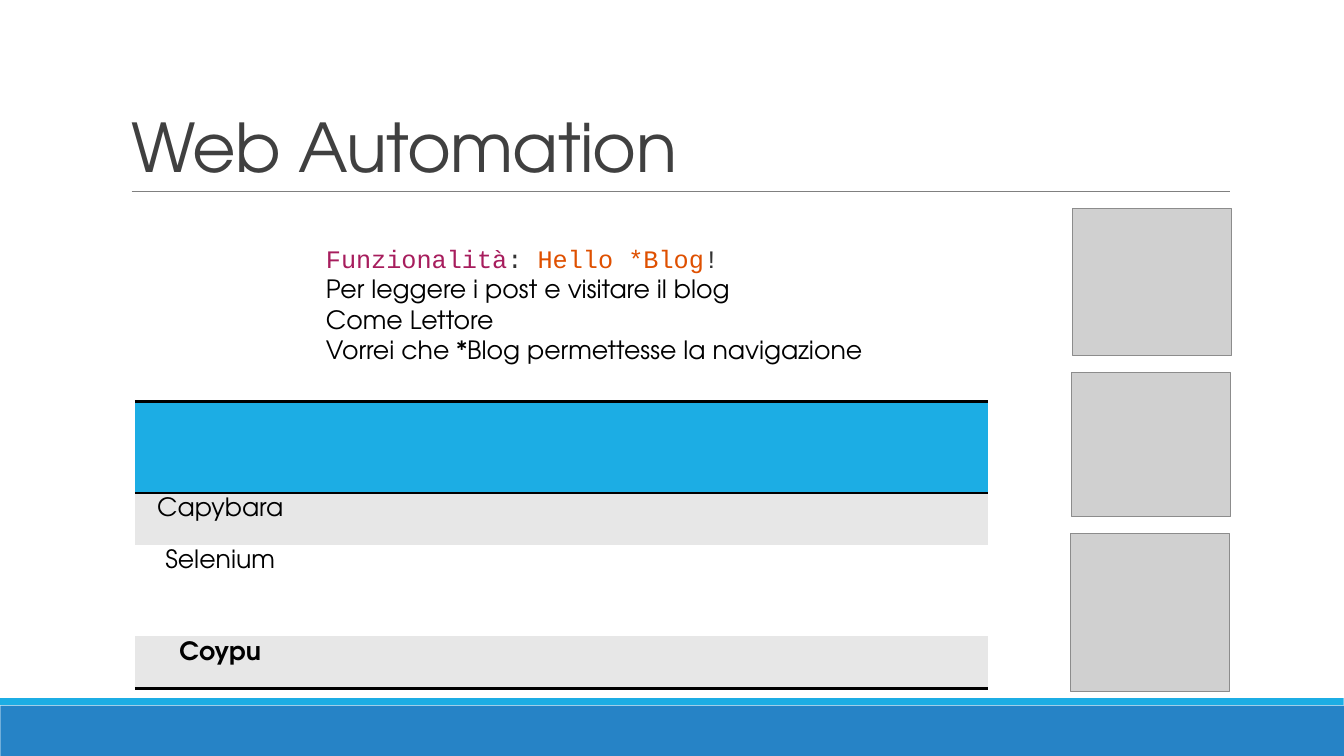
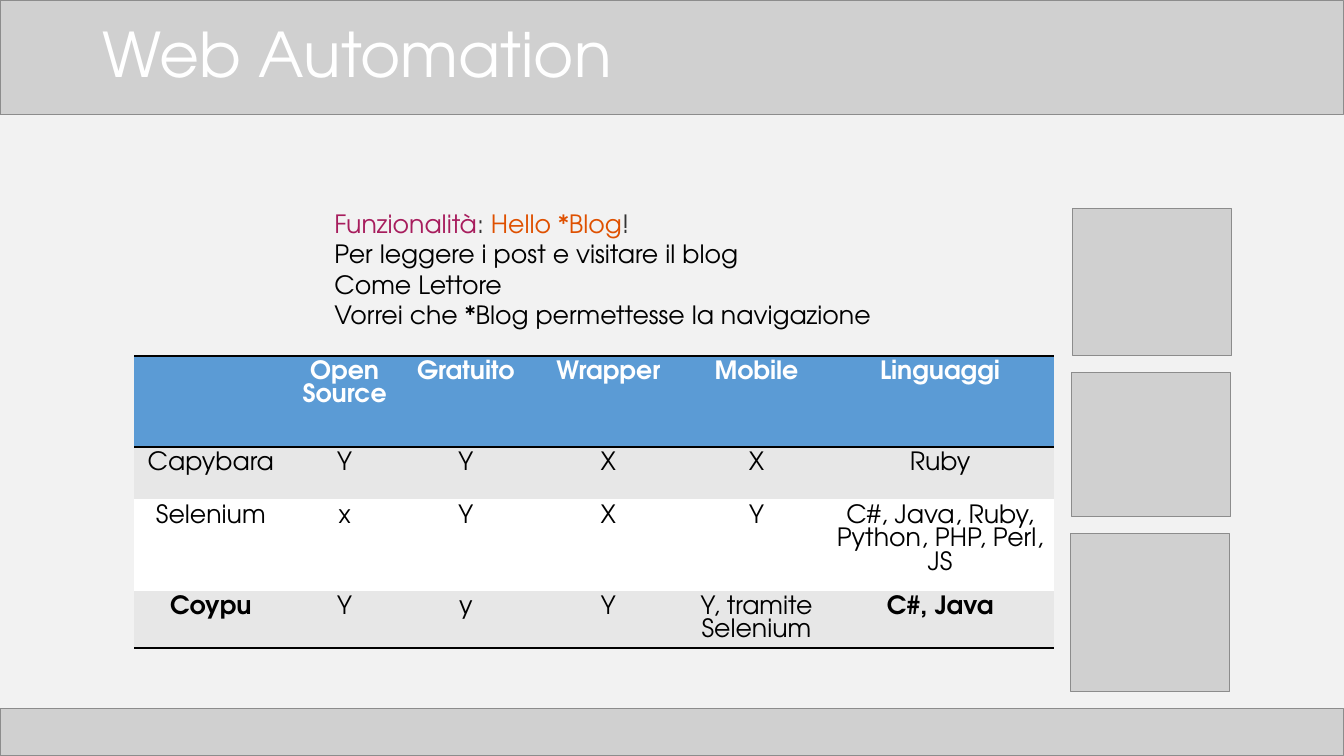
Before and after one commit to TTia/xblog-thesis, a slide deck: slide 16 of Presentazione.pptx. Drawn at 1344x756 pixels with LibreOffice and Linux fonts; fonts in the diff are those of the drawing; grey boxes stand for pictures. Boxes give left, top, right and bottom in pixels: in the first picture for what was removed or moved away, otherwise in the second. Text is boxed around its words. In the diff, an @@ line names an element or a change of style, - is before the commit and + after.

```diff
--- a/Presentazione.pptx
+++ b/Presentazione.pptx
@@ background #FFFFFF to #F2F2F2 @@
@@ picture added at (x1=0, y1=1, x2=1344, y2=115) @@
@@ title "Web Automation" moved from (x1=131, y1=122, x2=677, y2=192) to (x1=102, y1=32, x2=612, y2=77) @@
@@ title "Web Automation" at (x1=102, y1=32, x2=612, y2=77): size 48 to 44 pt, text colour #404040 to #FFFFFF, letter spacing -0.5 to 0 pt; line spacing 0.85 to 0.9; vertical alignment bottom to middle @@
@@ line removed from (132, 192) to (1231, 192) @@
@@ text "Funzionalità: Hello *Blog!" moved from (x1=326, y1=250, x2=863, y2=365) to (x1=334, y1=214, x2=871, y2=330) @@
@@ text at (x1=334, y1=214, x2=629, y2=245): font Courier New to TeX Gyre Adventor in "Funzionalità: Hello *Blog!" @@
@@ table at (x1=134, y1=356, x2=1054, y2=670) @@
-column 2:  |  |  | 
-column 3:  |  |  | 
-column 4:  |  |  | 
-column 5:  |  |  | 
+column 2: Open Source | Y | x | Y
+column 3: Gratuito | Y | Y | y
+column 4: Wrapper | X | X | Y
+column 5: Mobile | X | Y | Y, tramite Selenium
+column 6: Linguaggi | Ruby | C#, Java, Ruby, Python, PHP, Perl, JS | C#, Java
@@ table resized from (x1=135, y1=402, x2=988, y2=690) to (x1=134, y1=356, x2=1054, y2=670) @@
@@ rectangle removed at (x1=0, y1=706, x2=1344, y2=756) @@
@@ rectangle removed at (x1=0, y1=699, x2=1344, y2=706) @@
@@ picture added at (x1=0, y1=709, x2=1344, y2=756) @@
```
Also in this commit, not shown: 20 other slides changed, 4 other files.
